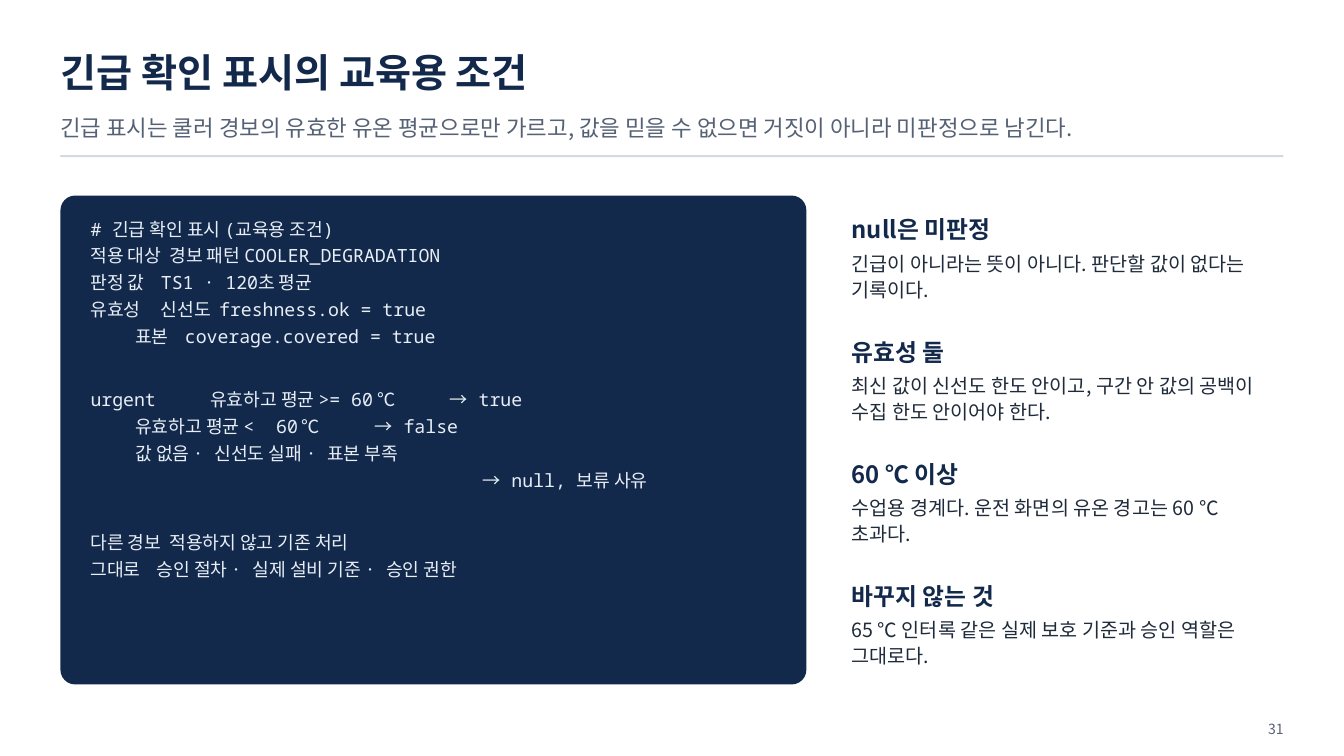
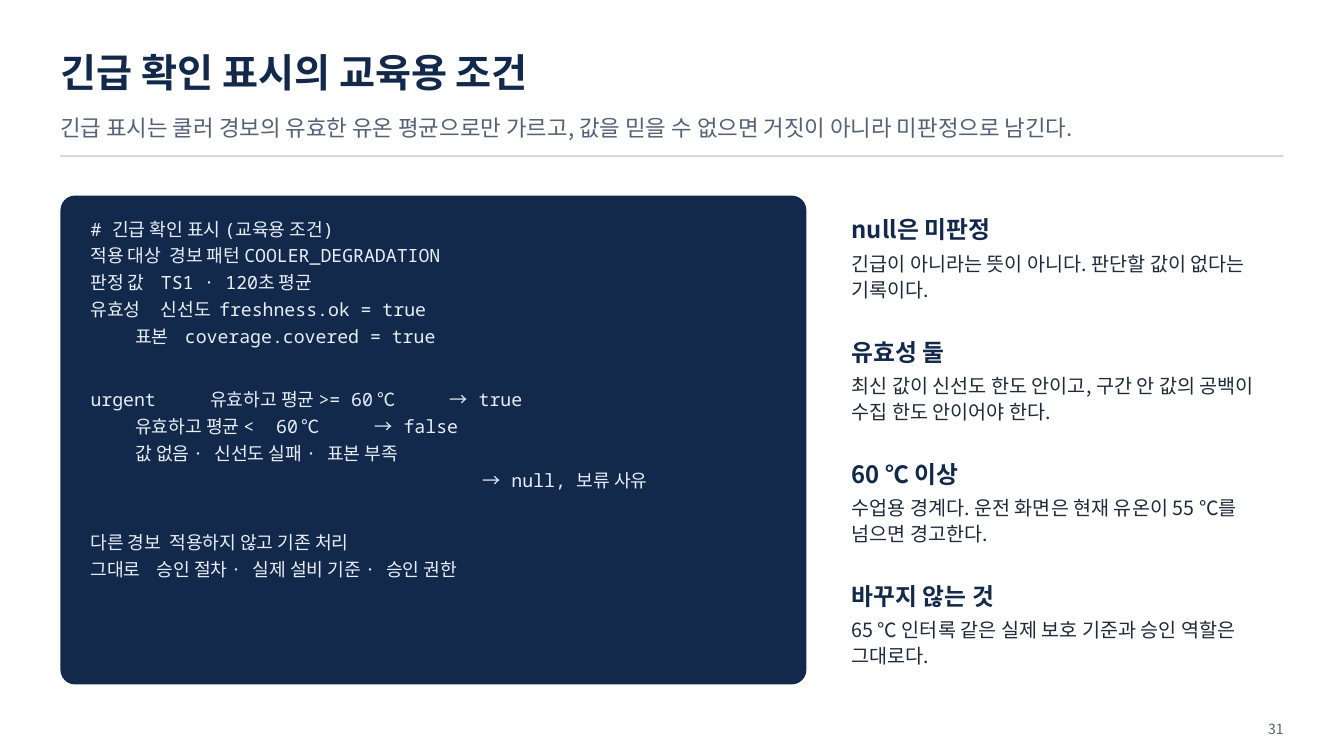
Before and after one commit to uengine-oss/hyd-iot-edu, a slide deck: slide 31 of workspace/강의제작/산출물/실전반/이론/05회차/실전반_05일차.pptx. Drawn at 1344x756 pixels with LibreOffice and Linux fonts; fonts in the diff are those of the drawing. Boxes give left, top, right and bottom in pixels: in the first picture for what was removed or moved away, otherwise in the second. Text is boxed around its words. In the diff, an @@ line names an element or a change of style, - is before the commit and + after.

Commit message:
운전 경고와 수업용 평균 판정 기준을 후속 교재에 반영

```diff
--- a/workspace/강의제작/산출물/실전반/이론/05회차/실전반_05일차.pptx
+++ b/workspace/강의제작/산출물/실전반/이론/05회차/실전반_05일차.pptx
@@ text at bbox=[852, 498, 1237, 543]: text changed @@
-수업용 경계다. 운전 화면의 유온 경고는 60 ℃ 초과다.
+수업용 경계다. 운전 화면은 현재 유온이 55 ℃를 넘으면 경고한다.
```
Also in this commit, not shown: 20 other files.
